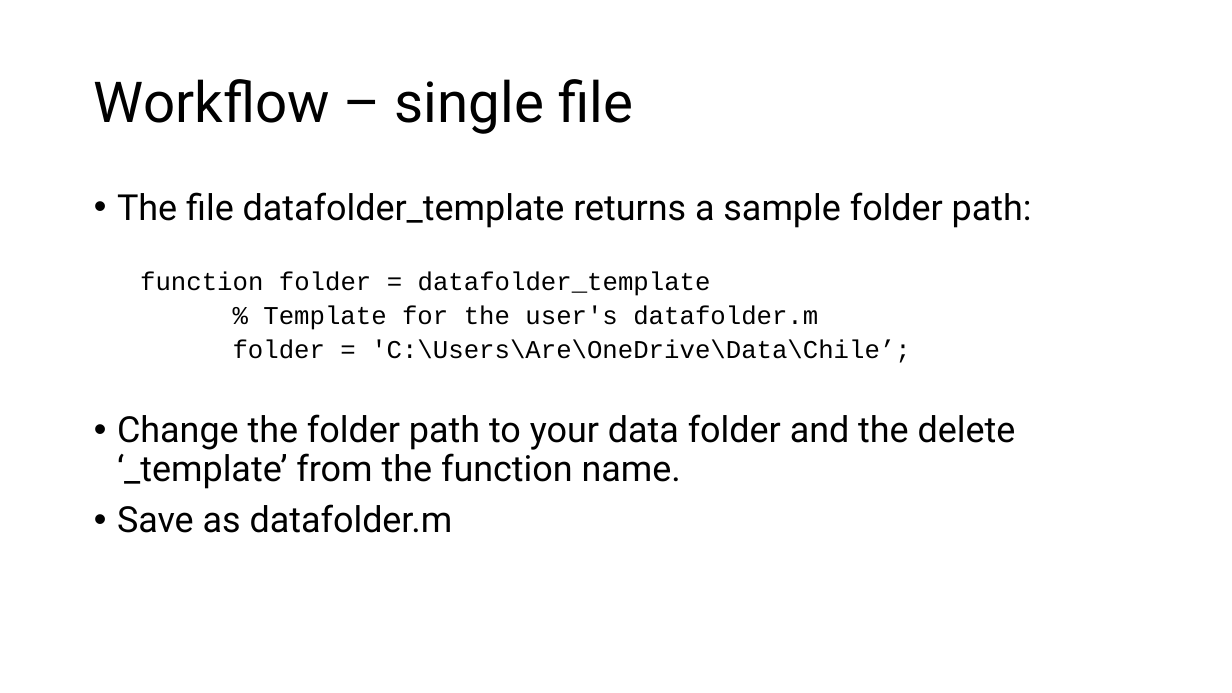
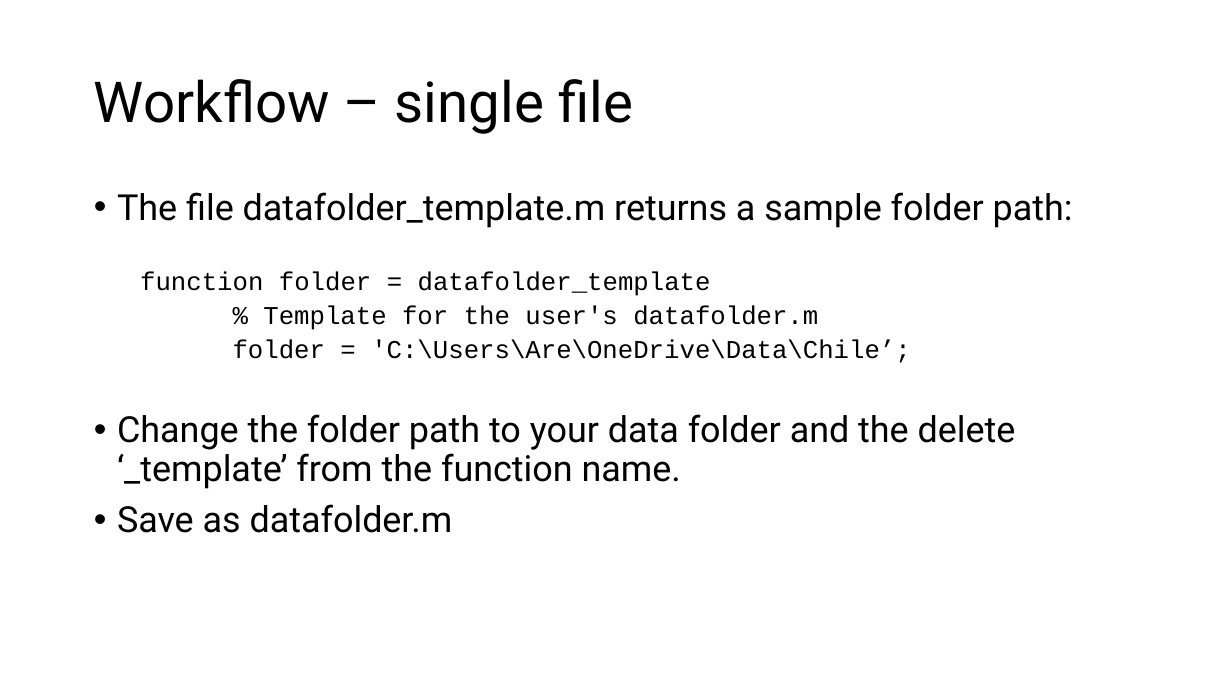
Before and after one commit to are-mj/OpticalTweezers, a slide deck: slide 23 of Summer school 2024/Analysis of protein stretching experiments.pptx. Drawn at 1232x693 pixels with LibreOffice and Linux fonts; fonts in the diff are those of the drawing. Boxes give left, top, right and bottom in pixels: in the first picture for what was removed or moved away, otherwise in the second. Text is boxed around its words. In the diff, an @@ line names an element or a change of style, - is before the commit and + after.

```diff
--- a/Summer school 2024/Analysis of protein stretching experiments.pptx
+++ b/Summer school 2024/Analysis of protein stretching experiments.pptx
@@ text at [117,192,1073,228]: text changed @@
-• The file datafolder_template returns a sample folder path:
+• The file datafolder_template.m returns a sample folder path:
```
Also in this commit, not shown: 5 other slides changed, 2 slides added, 2 other files.
